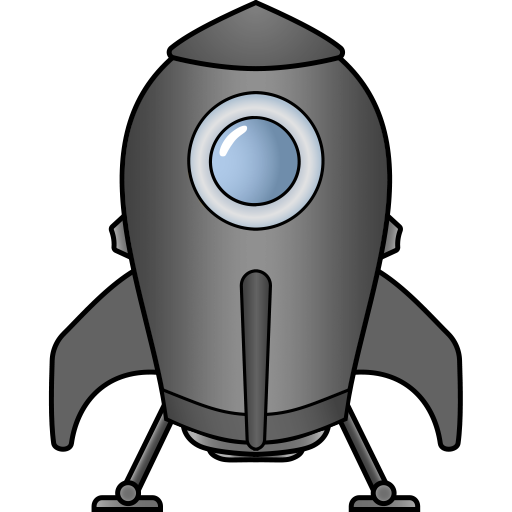
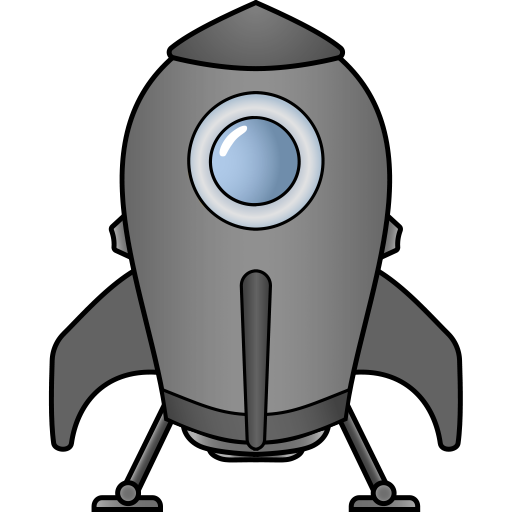
Layers edited between the first and the second 512px x 512px image:
"Capa 1 copia": opacity 75% → 25% over [124, 60, 387, 412]
